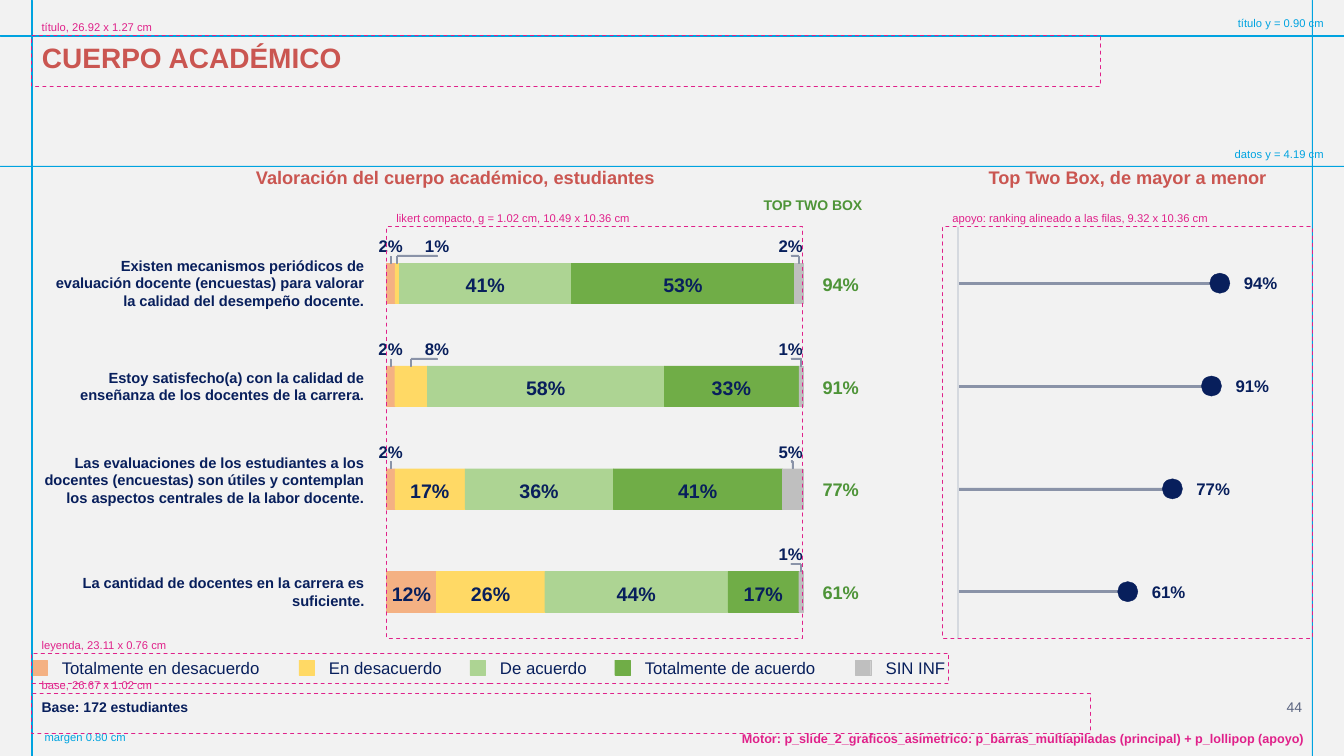
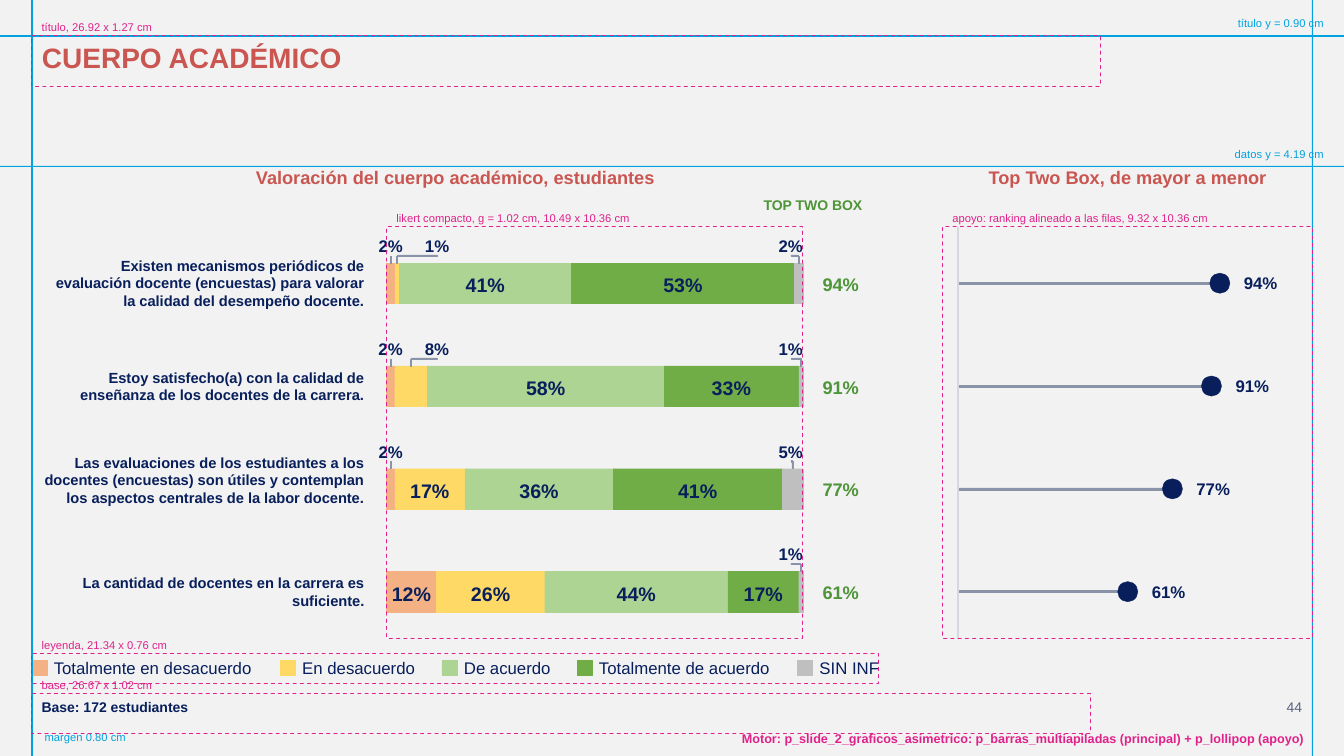
Before and after one commit to GonzaloAlmendariz/prosecnur-app, a slide deck: slide 44 of docs/qa/motor-ppt-2026-10-06/4-recetario/recetario-fiel-guias.pptx. Drawn at 1344x756 pixels with LibreOffice and Linux fonts; fonts in the diff are those of the drawing; background and template pictures are left out. Boxes give left, top, right and bottom in pixels: in the first picture for what was removed or moved away, otherwise in the second. Text is boxed around its words. In the diff, an @@ line names an element or a change of style, - is before the commit and + after.

```diff
--- a/docs/qa/motor-ppt-2026-10-06/4-recetario/recetario-fiel-guias.pptx
+++ b/docs/qa/motor-ppt-2026-10-06/4-recetario/recetario-fiel-guias.pptx
@@ rectangle: place and size @@
-rectangle at (32, 653, 950, 684)
+rectangle at (32, 653, 879, 684)
@@ text at (42, 641, 167, 651): text changed @@
-leyenda, 23.11 x 0.76 cm
+leyenda, 21.34 x 0.76 cm
@@ text "Totalmente en desacuerdo": place and size @@
-text "Totalmente en desacuerdo" at (62, 662, 260, 674)
+text "Totalmente en desacuerdo" at (54, 662, 252, 674)
@@ text "En desacuerdo": place and size @@
-text "En desacuerdo" at (329, 662, 442, 674)
+text "En desacuerdo" at (302, 662, 415, 674)
@@ text "De acuerdo": place and size @@
-text "De acuerdo" at (500, 662, 587, 674)
+text "De acuerdo" at (464, 662, 551, 674)
@@ text "Totalmente de acuerdo": place and size @@
-text "Totalmente de acuerdo" at (645, 662, 816, 674)
+text "Totalmente de acuerdo" at (599, 662, 770, 674)
@@ text "SIN INF" rewrapped from (886, 662, 945, 674) to (819, 661, 879, 678) @@
@@ rectangle: place and size @@
-rectangle at (298, 660, 314, 676)
+rectangle at (280, 660, 295, 676)
@@ rectangle: place and size @@
-rectangle at (470, 660, 485, 676)
+rectangle at (442, 660, 457, 676)
@@ rectangle: place and size @@
-rectangle at (615, 660, 630, 676)
+rectangle at (577, 660, 592, 676)
@@ rectangle: place and size @@
-rectangle at (856, 660, 871, 676)
+rectangle at (798, 660, 813, 676)
```
Also in this commit, not shown: 60 other slides changed, 6 other files.
